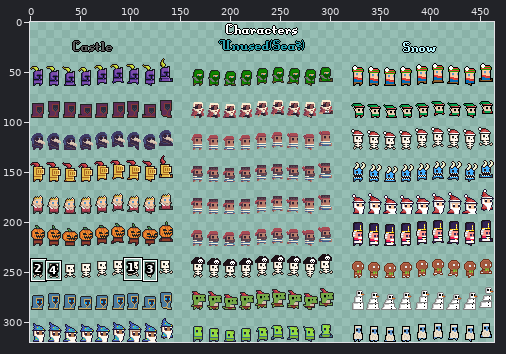
File history of a sprite sheet, static/images/extra_characters.png. The picture above shows the old version from afar; the outline marks the close-up.
Close-up. Earlier state:
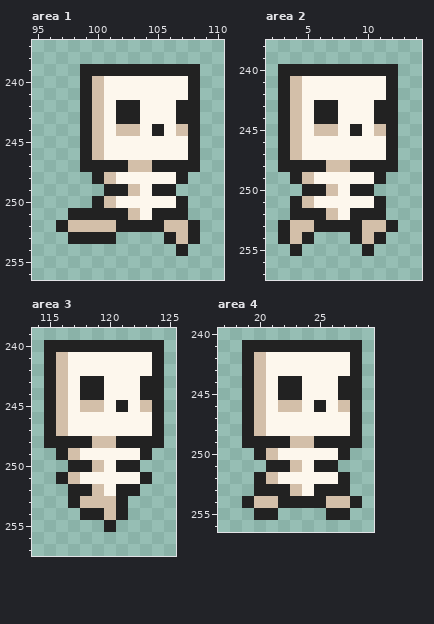
The file is 464x320 pixels. Colours within 5 levels of each other are drawn and written as one. Shown: area 1: x 95..110, y 237..256; area 2: x 2..14, y 238..257; area 3: x 114..125, y 239..257; area 4: x 17..29, y 240..256. The commit also changed other parts of the picture, which this record leaves out.
The same view after the edit:
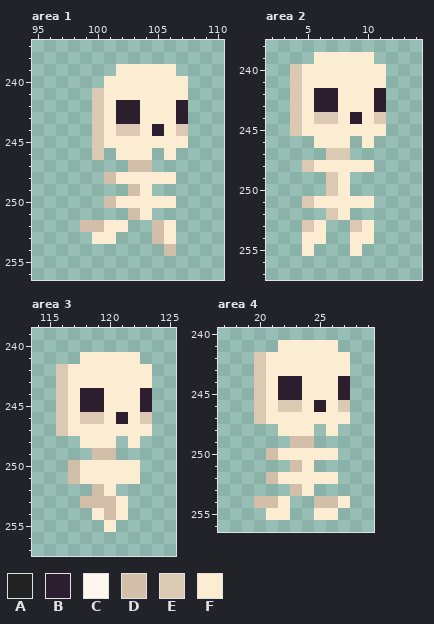
Palette (. is transparent): A #222222  B #2d1e2f  C #fdf7ed  D #d3bfa9  E #dbc9b4  F #fcecd1
The edit:
--- area 1
@@ x 95..110 @@
 238 ................
-239 ....AAAAAAAAAA..
-240 ....ADCCCCCCCA..
-241 ....ADCCCCCCCA..
-242 ....ADCAACCCAA..
-243 ....ADCAACCCAA..
-244 ....ADCDDCACDA..
-245 ....ADCCCCCCCA..
-246 ....ADCCCCCCCA..
-247 ....AAAADDAAAA..
-248 .....ADCCCCCA...
-249 ......AADCAA....
-250 .....ADCCCCCA...
-251 ...AAAAADCAAA...
-252 ..ADDDDAAAADDA..
-253 ...AAAA....ADA..
-254 ............A...
+239 .......FFFFF....
+240 ......FFFFFFF...
+241 .....EFFFFFFF...
+242 .....EFBBFFFB...
+243 .....EFBBFFFB...
+244 .....EFEEFBFE...
+245 .....EFFFFFFF...
+246 .....E.FFF.F....
+247 ........DD......
+248 ......DFFFFF....
+249 ........DF......
+250 ......DFFFFF....
+251 ........DF......
+252 ....DDFF..DF....
+253 .....FF...DF....
+254 ...........D....
 255 ................
--- area 2
@@ x 2..14 @@
 238 .............
-239 .............
-240 .AAAAAAAAAA..
-241 .ADCCCCCCCA..
-242 .ADCCCCCCCA..
-243 .ADCAACCCAA..
-244 .ADCAACCCAA..
-245 .ADCDDCACDA..
-246 .ADCCCCCCCA..
-247 .ADCCCCCCCA..
-248 .AAAADDAAAA..
-249 ..ADCCCCCA...
-250 ...AADCAA....
-251 ..ADCCCCCA...
-252 ..AAADCAAA...
-253 .ADDAAAADDA..
-254 .ADA...ADA...
-255 ..A.....A....
+239 ....FFFFF....
+240 ..EFFFFFFF...
+241 ..EFFFFFFF...
+242 ..EFBBFFFB...
+243 ..EFBBFFFB...
+244 ..EFEEFBFE...
+245 ..EFFFFFFF...
+246 ....FFF.F....
+247 .....EE......
+248 ...EFFFFF....
+249 .....EF......
+250 .....EF......
+251 ...EFFFFF....
+252 .....EF......
+253 ...EF..EF....
+254 ...FF..FF....
+255 ...F...F.....
 256 .............
--- area 3
@@ x 114..125 @@
 239 ............
-240 .AAAAAAAAAA.
-241 .ADCCCCCCCA.
-242 .ADCCCCCCCA.
-243 .ADCAACCCAA.
-244 .ADCAACCCAA.
-245 .ADCDDCACDA.
-246 .ADCCCCCCCA.
-247 .ADCCCCCCCA.
-248 .AAAADDAAAA.
-249 ..ADCCCCCA..
-250 ...AADCAA...
-251 ..ADCCCCCA..
-252 ...AADCAA...
-253 ...ADDDA....
-254 ....AADA....
-255 ......A.....
+240 ............
+241 ....FFFFF...
+242 ..EFFFFFFF..
+243 ..EFFFFFFF..
+244 ..EFBBFFFB..
+245 ..EFBBFFFB..
+246 ..EFEEFBFE..
+247 ..EFFFFFFF..
+248 ....FFF.F...
+249 .....DD.....
+250 ...DFFFFF...
+251 ...DFFFFF...
+252 .....DF.....
+253 ....DDDF....
+254 .....FDF....
+255 ......F.....
 256 ............
--- area 4
@@ x 17..29 @@
 240 .............
-241 ..AAAAAAAAAA.
-242 ..ADCCCCCCCA.
-243 ..ADCCCCCCCA.
-244 ..ADCAACCCAA.
-245 ..ADCAACCCAA.
-246 ..ADCDDCACDA.
-247 ..ADCCCCCCCA.
-248 ..ADCCCCCCCA.
-249 ..AAAADDAAAA.
-250 ...ADCCCCCA..
-251 ....AADCAA...
-252 ...ADCCCCCA..
-253 ...AAADCAAA..
-254 ..ADDAAAADDA.
-255 ...AA....AA..
+241 .....FFFFF...
+242 ...EFFFFFFF..
+243 ...EFFFFFFF..
+244 ...EFBBFFFB..
+245 ...EFBBFFFB..
+246 ...EFEEFBFE..
+247 ...EFFFFFFF..
+248 .....FFF.F...
+249 ......DD.....
+250 ....DFFFFF...
+251 ......DF.....
+252 ....DFFFFF...
+253 ......DF.....
+254 ...DDF..DDF..
+255 ....FF..FF...
 256 .............
